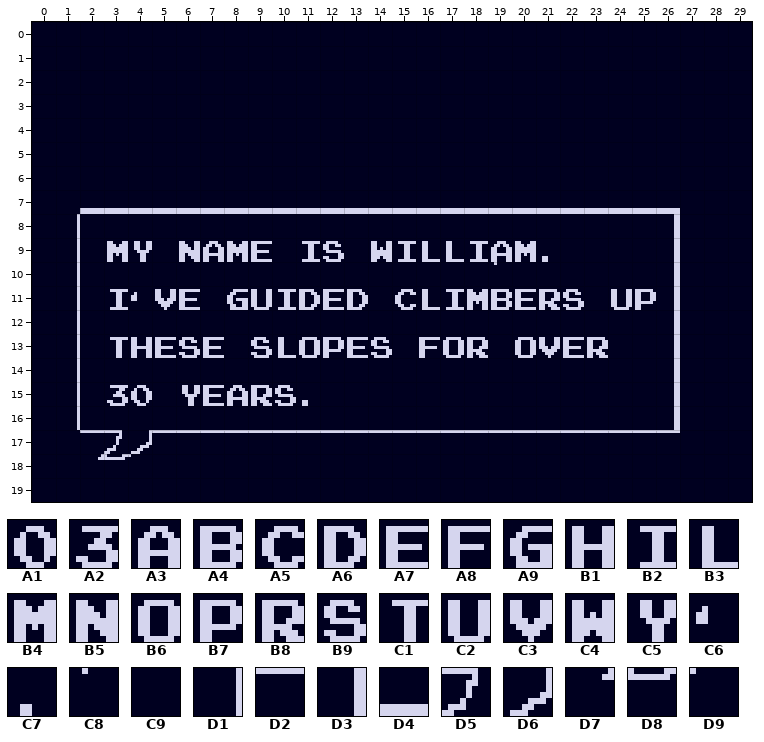
A Tiled map gets an edit: diaTwo.tmx. This is how it looked before the edit.
Cells are 8x8 px. Shown: x 0..29, y 0..19.
Key: from "dialogueFont": A1 64, A2 67, A3 96, A4 97, A5 98, A6 99, A7 100, A8 101, A9 102, B1 103, B2 104, B3 107, B4 108, B5 128, B6 129, B7 130, B8 132, B9 133, C1 134, C2 135, C3 136, C4 137, C5 139, C6 163, C7 165, C8 193, C9 197, D1 228, D2 262, D3 292, D4 296, D5 358, D6 359, D7 389, D8 390, D9 391.
__ is an empty cell.
Layer "Tile Layer 1" before, first column x 0:
 0 C9 C9 C9 C9 C9 C9 C9 C9 C9 C9 C9 C9 C9 C9 C9 C9 C9 C9 C9 C9 C9 C9 C9 C9 C9 C9 C9 C9 C9 C9
 1 C9 C9 C9 C9 C9 C9 C9 C9 C9 C9 C9 C9 C9 C9 C9 C9 C9 C9 C9 C9 C9 C9 C9 C9 C9 C9 C9 C9 C9 C9
 2 C9 C9 C9 C9 C9 C9 C9 C9 C9 C9 C9 C9 C9 C9 C9 C9 C9 C9 C9 C9 C9 C9 C9 C9 C9 C9 C9 C9 C9 C9
 3 C9 C9 C9 C9 C9 C9 C9 C9 C9 C9 C9 C9 C9 C9 C9 C9 C9 C9 C9 C9 C9 C9 C9 C9 C9 C9 C9 C9 C9 C9
 4 C9 C9 C9 C9 C9 C9 C9 C9 C9 C9 C9 C9 C9 C9 C9 C9 C9 C9 C9 C9 C9 C9 C9 C9 C9 C9 C9 C9 C9 C9
 5 C9 C9 C9 C9 C9 C9 C9 C9 C9 C9 C9 C9 C9 C9 C9 C9 C9 C9 C9 C9 C9 C9 C9 C9 C9 C9 C9 C9 C9 C9
 6 C9 C9 C9 C9 C9 C9 C9 C9 C9 C9 C9 C9 C9 C9 C9 C9 C9 C9 C9 C9 C9 C9 C9 C9 C9 C9 C9 C9 C9 C9
 7 C9 C9 D4 D4 D4 D4 D4 D4 D4 D4 D4 D4 D4 D4 D4 D4 D4 D4 D4 D4 D4 D4 D4 D4 D4 D4 D4 C9 C9 C9
 8 C9 D1 C9 C9 C9 C9 C9 C9 C9 C9 C9 C9 C9 C9 C9 C9 C9 C9 C9 C9 C9 C9 C9 C9 C9 C9 D3 C9 C9 C9
 9 C9 D1 C9 B4 C5 C9 B5 A3 B4 A7 C9 B2 B9 C9 C4 B2 B3 B3 B2 A3 B4 C7 C9 C9 C9 C9 D3 C9 C9 C9
10 C9 D1 C9 C9 C9 C9 C9 C9 C9 C9 C9 C9 C9 C9 C9 C9 C9 C9 C9 C8 C9 C9 C9 C9 C9 C9 D3 C9 C9 C9
11 C9 D1 C9 B2 C6 C3 A7 C9 A9 C2 B2 A6 A7 A6 C9 A5 B3 B2 B4 A4 A7 B8 B9 C9 C2 B7 D3 C9 C9 C9
12 C9 D1 C9 C9 C9 C9 C9 C9 C9 C9 C9 C9 C9 C9 C9 C9 C9 C9 C9 C9 C9 C9 C9 C9 C9 C9 D3 C9 C9 C9
13 C9 D1 C9 C1 B1 A7 B9 A7 C9 B9 B3 B6 B7 A7 B9 C9 A8 B6 B8 C9 B6 C3 A7 B8 C9 C9 D3 C9 C9 C9
14 C9 D1 C9 C9 C9 C9 C9 C9 C9 C9 C9 C9 C9 C9 C9 C9 C9 C9 C9 C9 C9 C9 C9 C9 C9 C9 D3 C9 C9 C9
15 C9 D1 C9 A2 A1 C9 C5 A7 A3 B8 B9 C7 C9 C9 C9 C9 C9 C9 C9 C9 C9 C9 C9 C9 C9 C9 D3 C9 C9 C9
16 C9 D1 C9 C9 C9 C9 C9 C9 C9 C9 C9 C9 C9 C9 C9 C9 C9 C9 C9 C9 C9 C9 C9 C9 C9 C9 D3 C9 C9 C9
17 C9 C9 D2 D5 D6 D2 D2 D2 D2 D2 D2 D2 D2 D2 D2 D2 D2 D2 D2 D2 D2 D2 D2 D2 D2 D2 D2 C9 C9 C9
18 C9 C9 D7 D8 D9 C9 C9 C9 C9 C9 C9 C9 C9 C9 C9 C9 C9 C9 C9 C9 C9 C9 C9 C9 C9 C9 C9 C9 C9 C9
19 C9 C9 C9 C9 C9 C9 C9 C9 C9 C9 C9 C9 C9 C9 C9 C9 C9 C9 C9 C9 C9 C9 C9 C9 C9 C9 C9 C9 C9 C9
And afterwards:
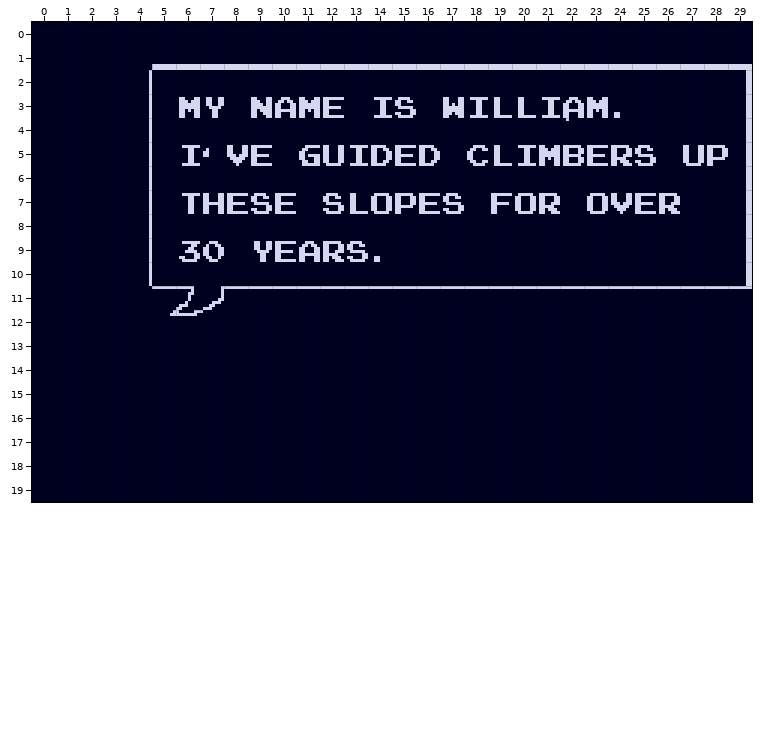
The edit:
Layer "Tile Layer 1":
y 1: x 5..29 C9 C9 C9 C9 C9 C9 C9 C9 C9 C9 C9 C9 C9 C9 C9 C9 C9 C9 C9 C9 C9 C9 C9 C9 C9 -> D4 D4 D4 D4 D4 D4 D4 D4 D4 D4 D4 D4 D4 D4 D4 D4 D4 D4 D4 D4 D4 D4 D4 D4 D4
y 2: x 4 C9 -> D1; x 29 C9 -> D3
y 3: x 4 C9 -> D1; x 6..7 C9 C9 -> B4 C5; x 9..12 C9 C9 C9 C9 -> B5 A3 B4 A7; x 14..15 C9 C9 -> B2 B9; x 17..24 C9 C9 C9 C9 C9 C9 C9 C9 -> C4 B2 B3 B3 B2 A3 B4 C7; x 29 C9 -> D3
y 4: x 4 C9 -> D1; x 22 C9 -> C8; x 29 C9 -> D3
y 5: x 4 C9 -> D1; x 6..9 C9 C9 C9 C9 -> B2 C6 C3 A7; x 11..16 C9 C9 C9 C9 C9 C9 -> A9 C2 B2 A6 A7 A6; x 18..25 C9 C9 C9 C9 C9 C9 C9 C9 -> A5 B3 B2 B4 A4 A7 B8 B9; x 27..29 C9 C9 C9 -> C2 B7 D3
y 6: x 4 C9 -> D1; x 29 C9 -> D3
y 7: x 2..26 D4 D4 D4 D4 D4 D4 D4 D4 D4 D4 D4 D4 D4 D4 D4 D4 D4 D4 D4 D4 D4 D4 D4 D4 D4 -> C9 C9 D1 C9 C1 B1 A7 B9 A7 C9 B9 B3 B6 B7 A7 B9 C9 A8 B6 B8 C9 B6 C3 A7 B8; x 29 C9 -> D3
y 8: x 1 D1 -> C9; x 4 C9 -> D1; x 26 D3 -> C9; x 29 C9 -> D3
y 9: x 1 D1 -> C9; x 3..4 B4 C5 -> C9 D1; x 6..21 B5 A3 B4 A7 C9 B2 B9 C9 C4 B2 B3 B3 B2 A3 B4 C7 -> A2 A1 C9 C5 A7 A3 B8 B9 C7 C9 C9 C9 C9 C9 C9 C9; x 26 D3 -> C9; x 29 C9 -> D3
y 10: x 1 D1 -> C9; x 4 C9 -> D1; x 19 C8 -> C9; x 26 D3 -> C9; x 29 C9 -> D3
y 11: x 1 D1 -> C9; x 3..29 B2 C6 C3 A7 C9 A9 C2 B2 A6 A7 A6 C9 A5 B3 B2 B4 A4 A7 B8 B9 C9 C2 B7 D3 C9 C9 C9 -> C9 C9 D2 D5 D6 D2 D2 D2 D2 D2 D2 D2 D2 D2 D2 D2 D2 D2 D2 D2 D2 D2 D2 D2 D2 D2 D2
y 12: x 1 D1 -> C9; x 5..7 C9 C9 C9 -> D7 D8 D9; x 26 D3 -> C9
y 13: x 1 D1 -> C9; x 3..7 C1 B1 A7 B9 A7 -> C9 C9 C9 C9 C9; x 9..14 B9 B3 B6 B7 A7 B9 -> C9 C9 C9 C9 C9 C9; x 16..18 A8 B6 B8 -> C9 C9 C9; x 20..23 B6 C3 A7 B8 -> C9 C9 C9 C9; x 26 D3 -> C9
y 14: x 1 D1 -> C9; x 26 D3 -> C9
y 15: x 1 D1 -> C9; x 3..4 A2 A1 -> C9 C9; x 6..11 C5 A7 A3 B8 B9 C7 -> C9 C9 C9 C9 C9 C9; x 26 D3 -> C9
y 16: x 1 D1 -> C9; x 26 D3 -> C9
y 17: x 2..26 D2 D5 D6 D2 D2 D2 D2 D2 D2 D2 D2 D2 D2 D2 D2 D2 D2 D2 D2 D2 D2 D2 D2 D2 D2 -> C9 C9 C9 C9 C9 C9 C9 C9 C9 C9 C9 C9 C9 C9 C9 C9 C9 C9 C9 C9 C9 C9 C9 C9 C9
y 18: x 2..4 D7 D8 D9 -> C9 C9 C9
